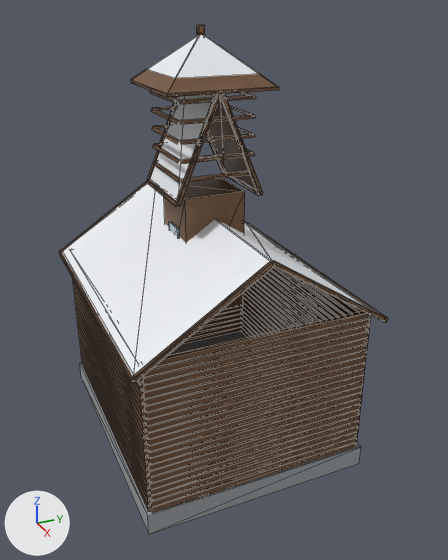
Two versions of the OBJ model assets/models/environment/church.obj, one commit apart.
Camera for both pictures: a 50 mm camera at (22.4, -9.2, 18.1) aimed at (0.9, 0.5, 7.4). The lights are fixed; the arrows at lower left show +X, +Y and +Z. The older version comes first. Mesh edges are drawn as thin lines. Where no turn or scale is listed for an object, it has been applied to the vertices. Vertices at exactly the same position are counted once.

Objects in the first picture: 'church'.
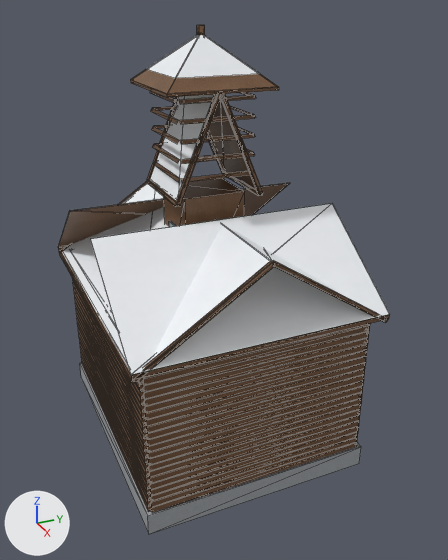
Commit message: assets: add pitched snow-covered nave roof around belfry

Changed parts and their boxes [x1, y1, x2, y2] in the pictures (448 x 560 px):
'church', reshaped
    before: [59, 25, 388, 534]
    after: [58, 25, 390, 534]
part 1 of me_church, added
    after: [58, 182, 390, 380]

The change, as a diff of the scene's bpy script:
```diff
--- a/assets/models/environment/church.obj.py
+++ b/assets/models/environment/church.obj.py
@@ me_church @@
 # used by ob_church; location = (0.0, 0.0, 0.0)
-me_church.from_pydata(...)  # 1049 vertices, 1444 faces; spans x -6.0..6.0, y -5.0..5.0, z 0.0..17.2
+me_church.from_pydata(...)  # 1069 vertices, 1456 faces; spans x -6.1..6.1, y -5.0..5.0, z 0.0..17.2
+# me_church part 1
+# 12 vertices are added at x -6.1..6.1, y -5.0..5.0, z 7.1..10.4
+# 8 new vertices lie (0.0, 10.0, 0.0) away from vertices in x -6.1..6.1, y -5.0, z 7.1..10.4
+# 8 new faces join them, mat_roof_wood (picture img_bark_albedo_bmp)
+# 4 new faces join them, mat_roof_snow (picture img_snow_albedo_bmp)
 me_church.materials.append(mat_foundation_stone)
```
